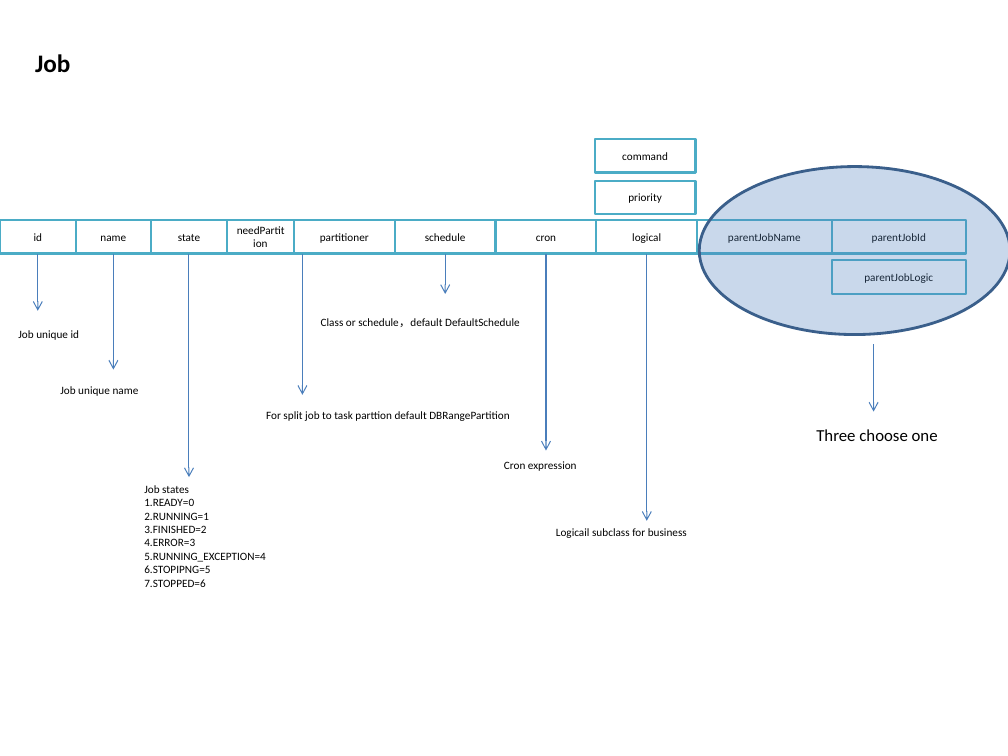
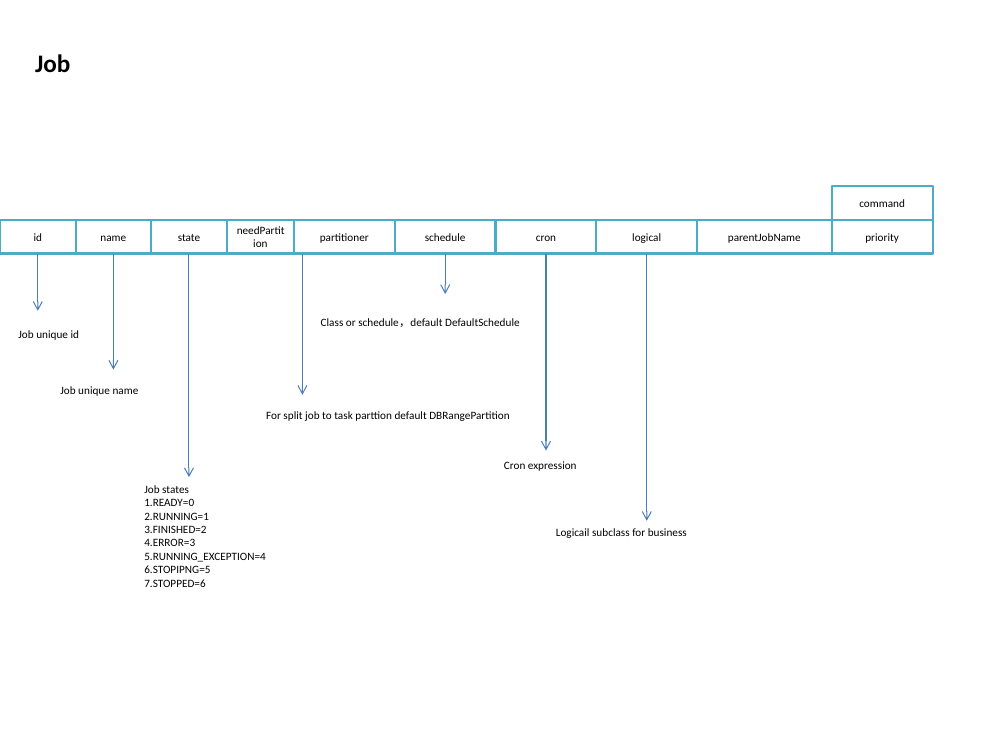
Before and after one commit to richardy2012/cloud, a slide deck: slide 4 of doc/ppt/distribute schedule task architect.pptx. Drawn at 1008x756 pixels with LibreOffice and Linux fonts; fonts in the diff are those of the drawing. Boxes give left, top, right and bottom in pixels: in the first picture for what was removed or moved away, otherwise in the second. Text is boxed around its words. In the diff, an @@ line names an element or a change of style, - is before the commit and + after.

```diff
--- a/doc/ppt/distribute schedule task architect.pptx
+++ b/doc/ppt/distribute schedule task architect.pptx
@@ ellipse removed at (700, 166, 1008, 335) @@
@@ rectangle "command": place and size @@
-rectangle "command" at (595, 139, 696, 172)
+rectangle "command" at (832, 186, 932, 220)
@@ rectangle "priority": place and size @@
-rectangle "priority" at (595, 180, 696, 214)
+rectangle "priority" at (832, 220, 932, 253)
@@ rectangle removed at (832, 220, 966, 253) @@
-parentJobId
@@ rectangle removed at (832, 260, 966, 293) @@
-parentJobLogic
@@ arrow removed from (874, 345) to (874, 411) @@
@@ text removed at (816, 429, 938, 441) @@
-Three choose one
```
Also in this commit, not shown: 1 other slide changed, 1 slide removed, 19 other files.
